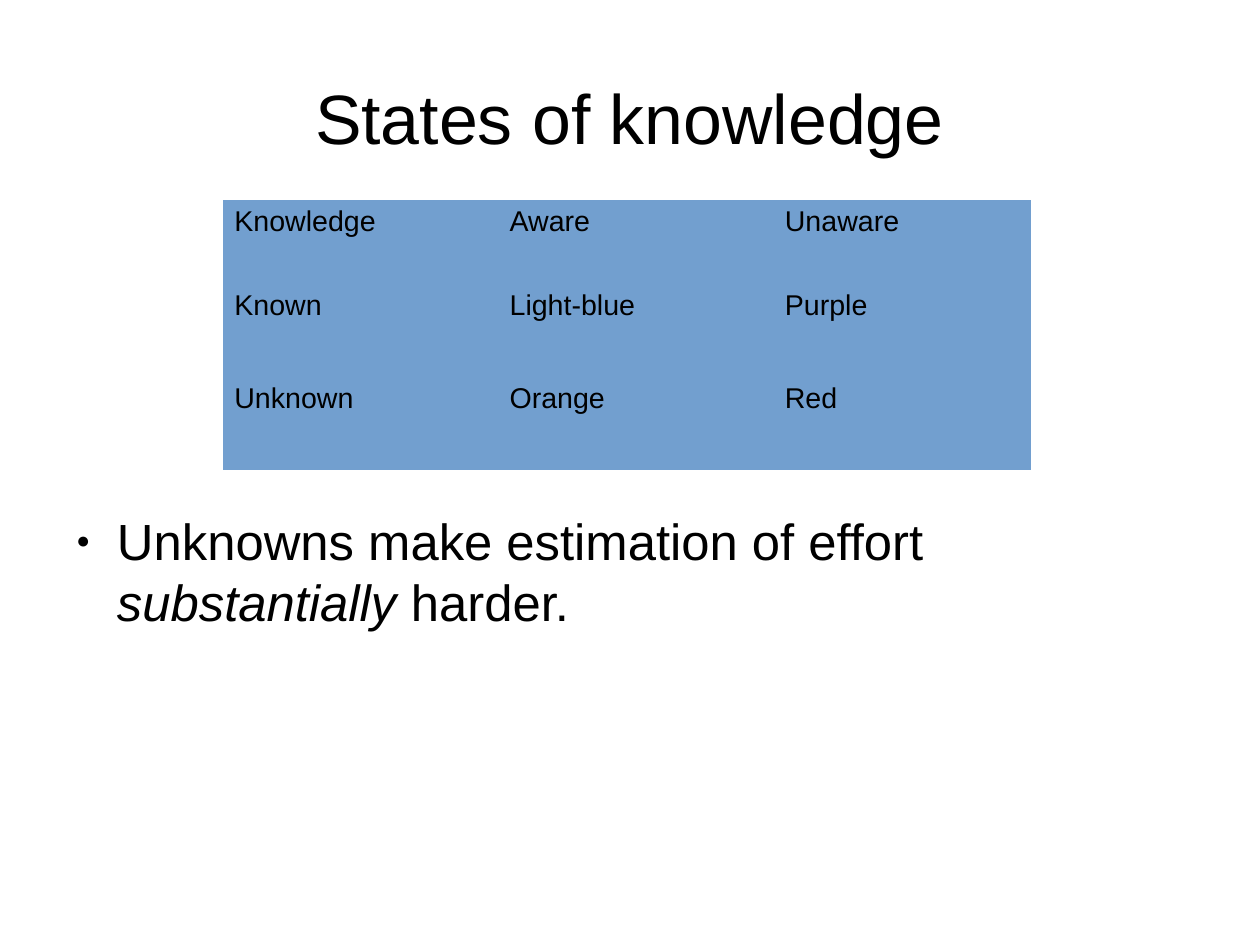
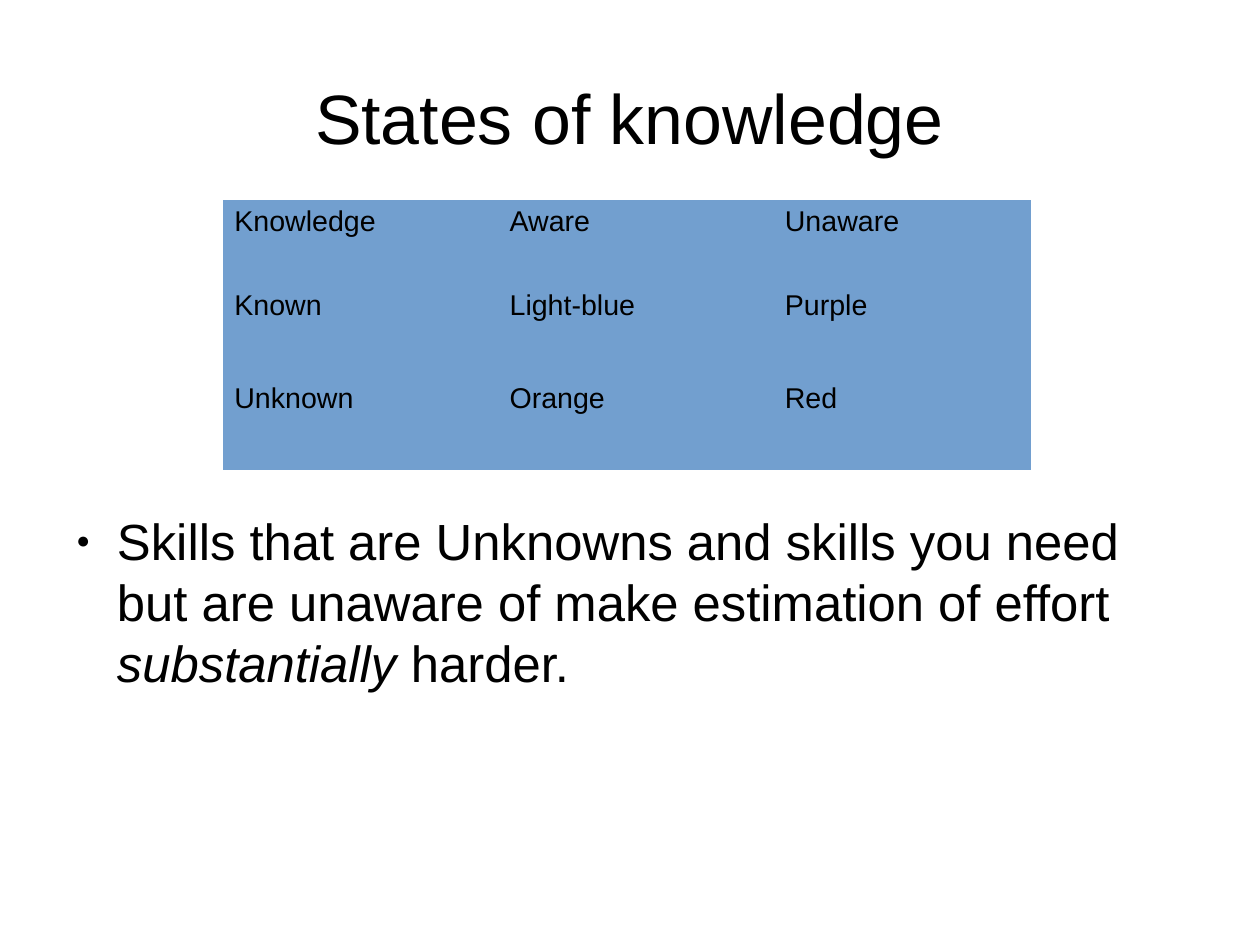
Before and after one commit to shuttle1987/CompCon2016, a slide deck: slide 6 of Slides.odp. Drawn at 1260x945 pixels with LibreOffice and Linux fonts; fonts in the diff are those of the drawing. Boxes give left, top, right and bottom in pixels: in the first picture for what was removed or moved away, otherwise in the second. Text is boxed around its words. In the diff, an @@ line names an element or a change of style, - is before the commit and + after.

```diff
--- a/Slides.odp
+++ b/Slides.odp
@@ text at (117,523,1119,693): text changed @@
-● Unknowns make estimation of effort substantially harder.
+● Skills that are Unknowns and skills you need but are unaware of make estimation of effort substantially harder.
```
Also in this commit, not shown: 1 other slide changed.
